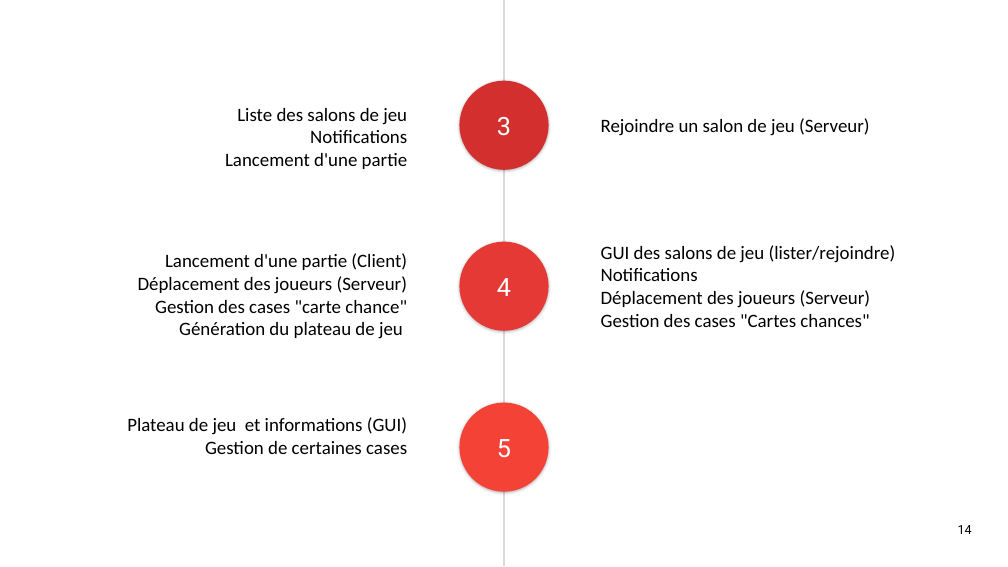
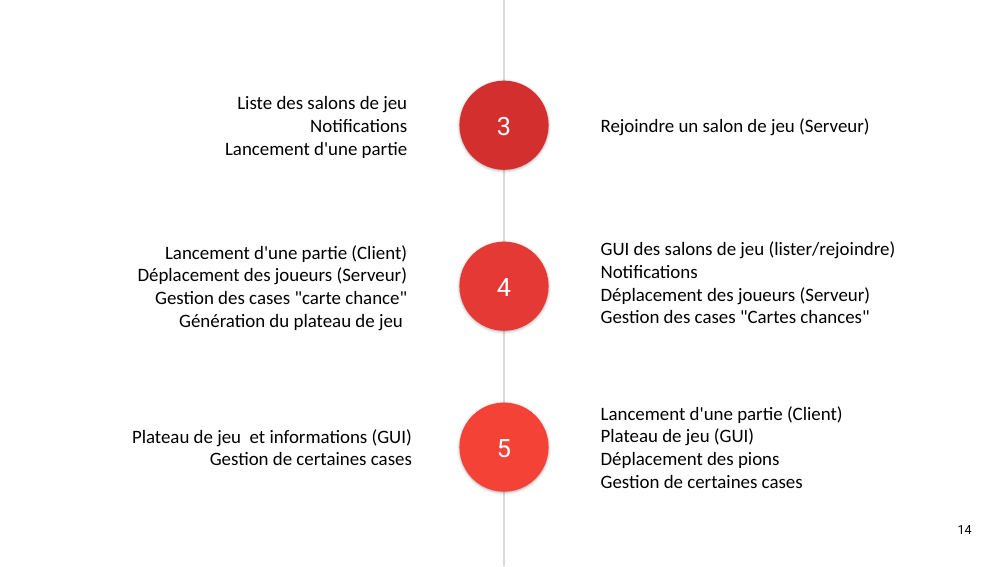
Before and after one commit to Angorance/HEIGVD_Monopoly, a slide deck: slide 14 of Doc/presentation.pptx. Drawn at 1008x567 pixels with LibreOffice and Linux fonts; fonts in the diff are those of the drawing. Boxes give left, top, right and bottom in pixels: in the first picture for what was removed or moved away, otherwise in the second. Text is boxed around its words. In the diff, an @@ line names an element or a change of style, - is before the commit and + after.

```diff
--- a/Doc/presentation.pptx
+++ b/Doc/presentation.pptx
@@ text "Liste des salons de jeu": place and size @@
-text "Liste des salons de jeu" at box(225, 108, 407, 169)
+text "Liste des salons de jeu" at box(225, 96, 407, 158)
@@ text "Lancement d'une partie (Client)": place and size @@
-text "Lancement d'une partie (Client)" at box(138, 253, 407, 339)
+text "Lancement d'une partie (Client)" at box(138, 245, 407, 331)
@@ text "GUI des salons de jeu ...": place and size @@
-text "GUI des salons de jeu ..." at box(601, 245, 896, 327)
+text "GUI des salons de jeu ..." at box(601, 241, 896, 323)
@@ text added at box(601, 406, 843, 488), 18 pt, text #000000 @@
+Lancement d'une partie (Client)
+Plateau de jeu (GUI)
+Déplacement des pions
+Gestion de certaines cases
@@ text "Plateau de jeu et informations ...": place and size @@
-text "Plateau de jeu et informations ..." at box(127, 417, 407, 454)
+text "Plateau de jeu et informations ..." at box(132, 429, 412, 465)
```
Also in this commit, not shown: 9 other slides changed, 2 slides added, 2 slides removed.
